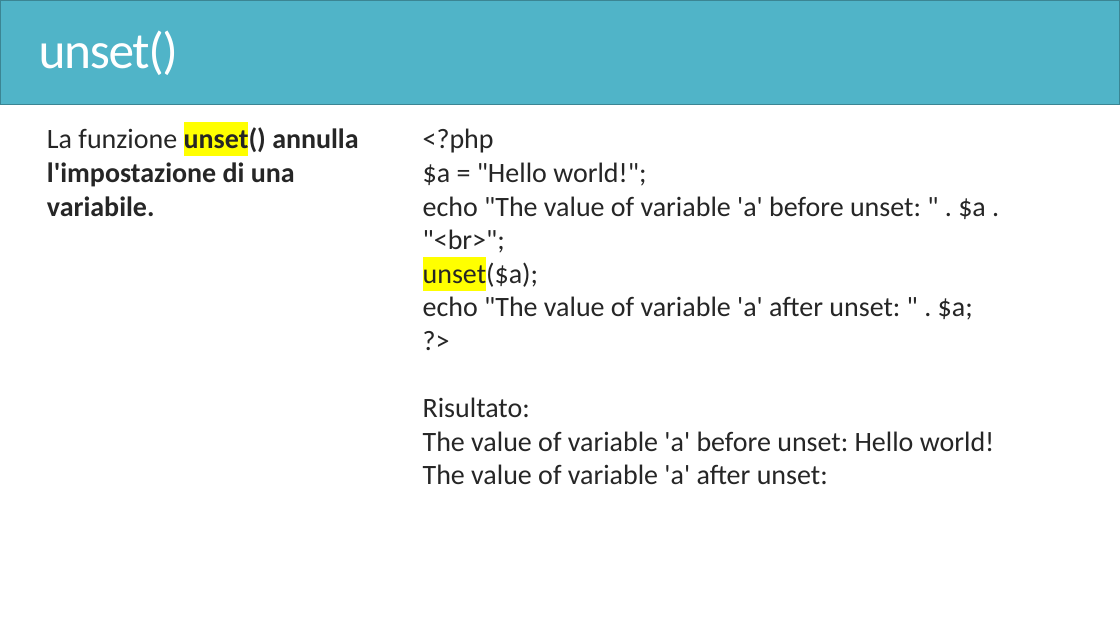
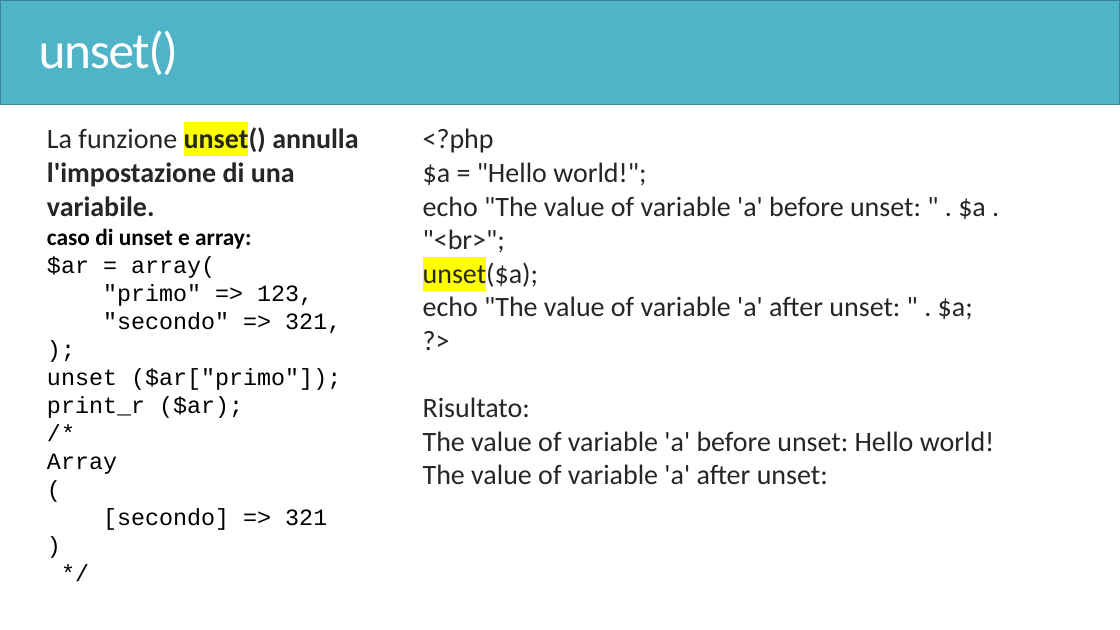
Before and after one commit to ingEnricoGiorgi/corso-magento-php, a slide deck: slide 174 of PHP.pptx. Drawn at 1120x630 pixels with LibreOffice and Linux fonts; fonts in the diff are those of the drawing. Boxes give left, top, right and bottom in pixels: in the first picture for what was removed or moved away, otherwise in the second. Text is boxed around its words. In the diff, an @@ line names an element or a change of style, - is before the commit and + after.

```diff
--- a/PHP.pptx
+++ b/PHP.pptx
@@ text at (x1=47, y1=228, x2=341, y2=530): paragraphs added @@
+  caso di unset e array:
+  $ar = array(
+  "primo" => 123,
+  "secondo" => 321,
+  );
+  unset ($ar["primo"]);
+  print_r ($ar);
+  /*
+  Array
+  (
+  [secondo] => 321
+  )
+  */
```
Also in this commit, not shown: 24 other slides changed, 2 other files.
